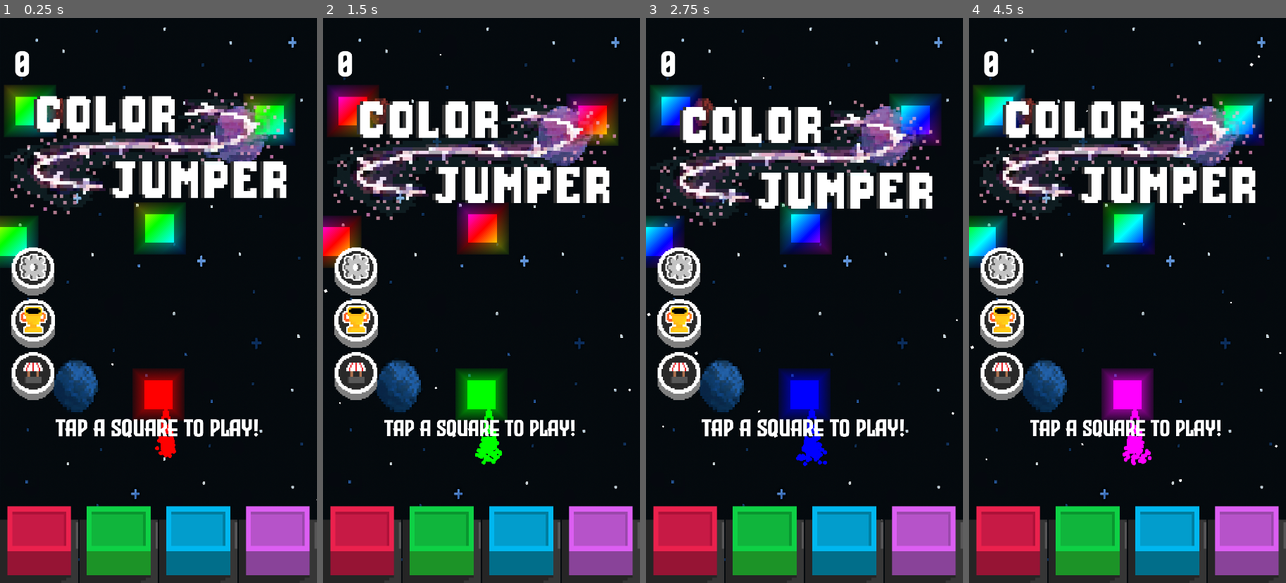
Above: before the commit, frames 1-4 (left to right).
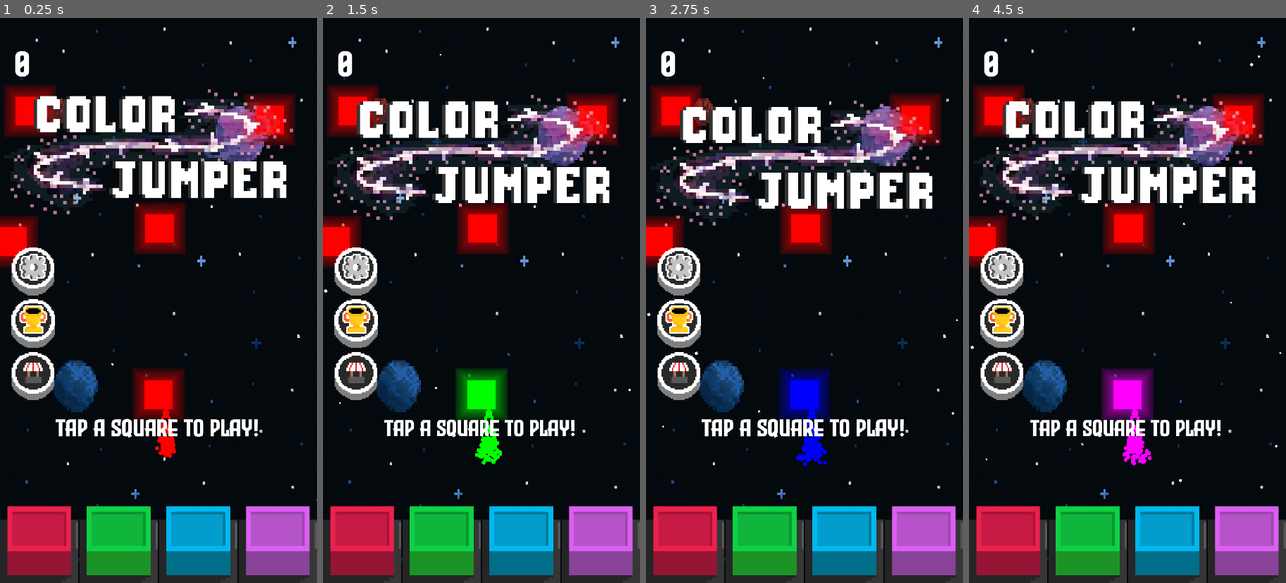
Above: after the commit, the same moments.

Repository: Xavier-Royer/Color-Jumper
Game: Godot game, scene res://Main.tscn
Same seed, same stepped clock (60 frames per second), same inputs: the game is played once before the commit and once after it. The engine's default icon, where the game draws it, is replaced by a stand-in: a white triangle on a blue panel in a dark square.
Inputs (mouse positions are in pixels of both pictures, inside the frame that each line leads up to):
- Up to frame 1 (0.25 s): no input
- Up to frame 2 (1.5 s): click (361, 543) at 0.5 s; click (440, 543) at 1.25 s
- Up to frame 3 (2.75 s): click (845, 543) at 2 s
- Up to frame 4 (4.5 s): click (1247, 543) at 2.75 s; click (1000, 373) at 3.5 s; click (1003, 323) at 4.25 s

The runs differ from the first frame. In frame 1, 4.9% of the frame differs, in the area x 0-94%, y 11-45%; in frame 2, 3.2%; in frame 3, 4.8%; in frame 4, 4.9%.
Error in both runs: Invalid assignment of property or key 'visible' with value of type 'bool' on a base object of type 'null instance'. (res://screen_manager.gd:36)

Commit message:
reset debug parameters

Diff:
--- a/game_screen.gd
+++ b/game_screen.gd
@@ -138,7 +138,7 @@
 		movingObjects.add_child(block)
 		block.position = Vector2(randi_range(30,screen_size.x - 35),randi_range(-600,screen_size.y * (2.0/3.0) - 100))
 		#block.connect("invalidBlock",spawnBlock)
-		block.setColor("RAINBOW")
+		block.setColor("RED")
 		block.connect("blockMissed",gameOver)
 		lastBlockSpawned = block
 		blocksSpawned+=1
@@ -158,7 +158,7 @@
 
 	if difficulty == "EASY":
 		randomColorRate = 100
-		baseGameSpeed  = 10#200
+		baseGameSpeed  = 200#200
 		$SpawnTimer.wait_time = 1
 	elif difficulty == "MEDIUM":
 		randomColorRate = 250
@@ -502,6 +502,8 @@
 func gameOver():
 	if gameState == "PLAYING":
 		$SpawnTimer.stop()
+		$UI/RainbowScreenOverLay.hide()
+		$UI/RainBowBar.hide()
 		#player.hide()
 		player.disappear()
 		gameState = "OVER"
